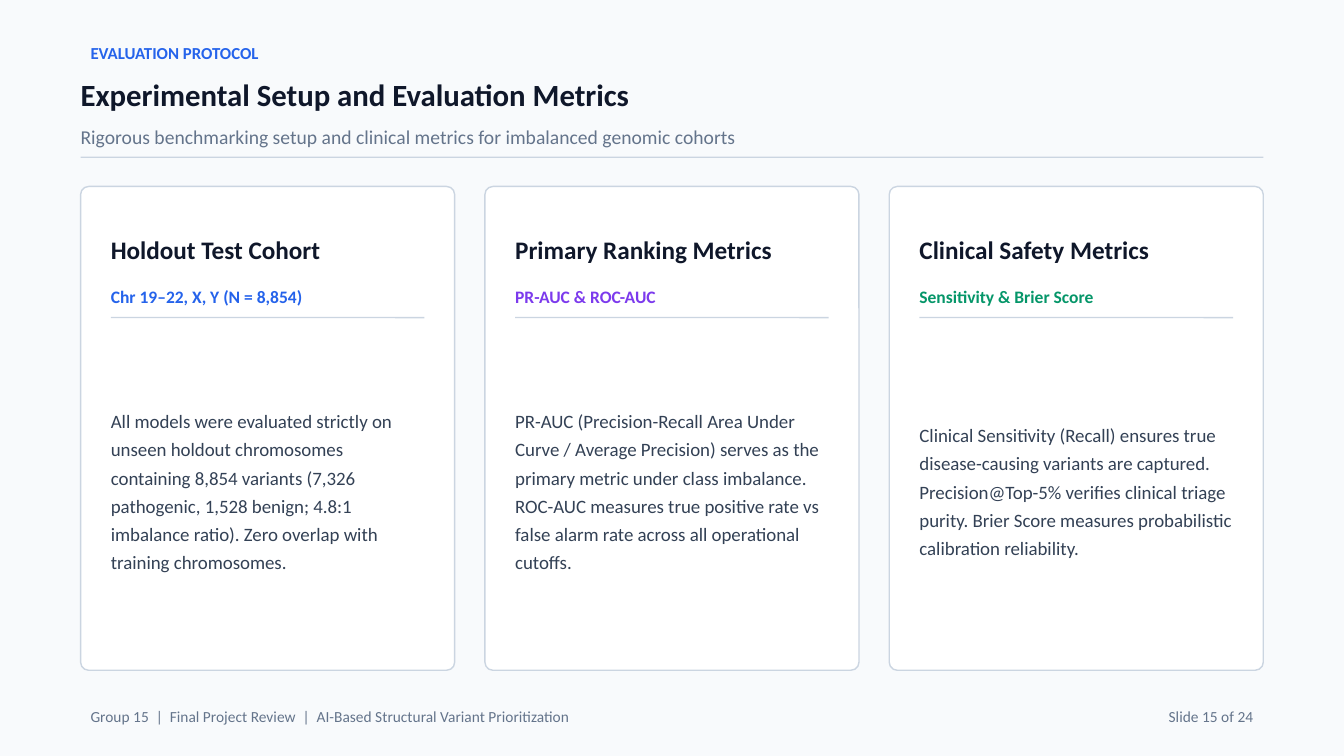
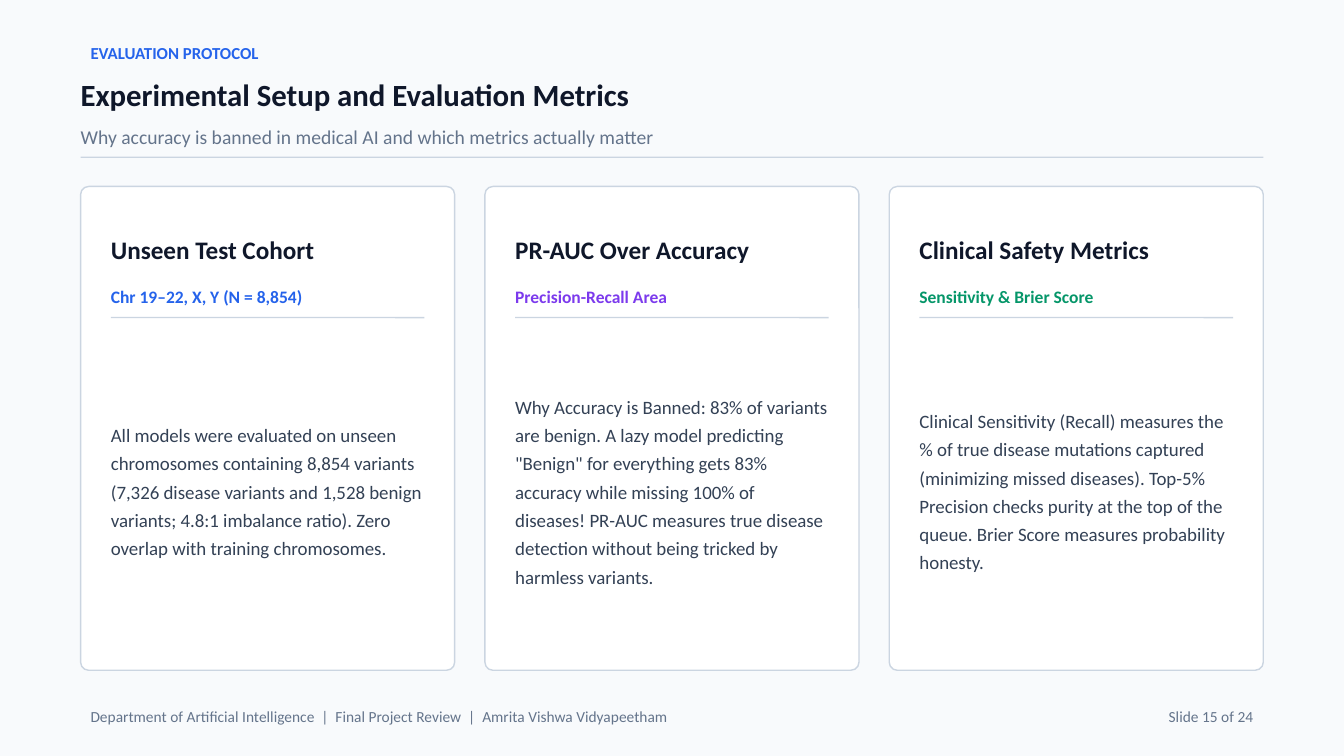
Before and after one commit to waibhav-jha/SV-prioritization-from-long-read-sequencing, a slide deck: slide 15 of End_Semester_Presentation.pptx. Drawn at 1344x756 pixels with LibreOffice and Linux fonts; fonts in the diff are those of the drawing. Boxes give left, top, right and bottom in pixels: in the first picture for what was removed or moved away, otherwise in the second. Text is boxed around its words. In the diff, an @@ line names an element or a change of style, - is before the commit and + after.

Commit message:
Simplify academic jargon across presentation deck (plain English student explanation)

```diff
--- a/End_Semester_Presentation.pptx
+++ b/End_Semester_Presentation.pptx
@@ text at [81, 130, 653, 147]: text changed @@
-Rigorous benchmarking setup and clinical metrics for imbalanced genomic cohorts
+Why accuracy is banned in medical AI and which metrics actually matter
@@ text at [111, 241, 314, 260]: text changed @@
-Holdout Test Cohort
+Unseen Test Cohort
@@ text at [515, 242, 749, 263]: text changed @@
-Primary Ranking Metrics
+PR-AUC Over Accuracy
@@ text at [515, 290, 667, 303]: text changed @@
-PR-AUC & ROC-AUC
+Precision-Recall Area
@@ text at [515, 401, 828, 584]: text changed @@
-PR-AUC (Precision-Recall Area Under Curve / Average Precision) serves as the primary metric under class imbalance. ROC-AUC measures true positive rate vs false alarm rate across all operational cutoffs.
+Why Accuracy is Banned: 83% of variants are benign. A lazy model predicting "Benign" for everything gets 83% accuracy while missing 100% of diseases! PR-AUC measures true disease detection without being tricked by harmless variants.
@@ text at [919, 414, 1225, 572]: text changed @@
-Clinical Sensitivity (Recall) ensures true disease-causing variants are captured. Precision@Top-5% verifies clinical triage purity. Brier Score measures probabilistic calibration reliability.
+Clinical Sensitivity (Recall) measures the % of true disease mutations captured (minimizing missed diseases). Top-5% Precision checks purity at the top of the queue. Brier Score measures probability honesty.
@@ text at [111, 429, 421, 559]: text changed @@
-All models were evaluated strictly on unseen holdout chromosomes containing 8,854 variants (7,326 pathogenic, 1,528 benign; 4.8:1 imbalance ratio). Zero overlap with training chromosomes.
+All models were evaluated on unseen chromosomes containing 8,854 variants (7,326 disease variants and 1,528 benign variants; 4.8:1 imbalance ratio). Zero overlap with training chromosomes.
@@ text at [91, 711, 667, 725]: text changed @@
-Group 15 | Final Project Review | AI-Based Structural Variant Prioritization
+Department of Artificial Intelligence | Final Project Review | Amrita Vishwa Vidyapeetham
```
Also in this commit, not shown: 23 other slides changed, 2 other files.
